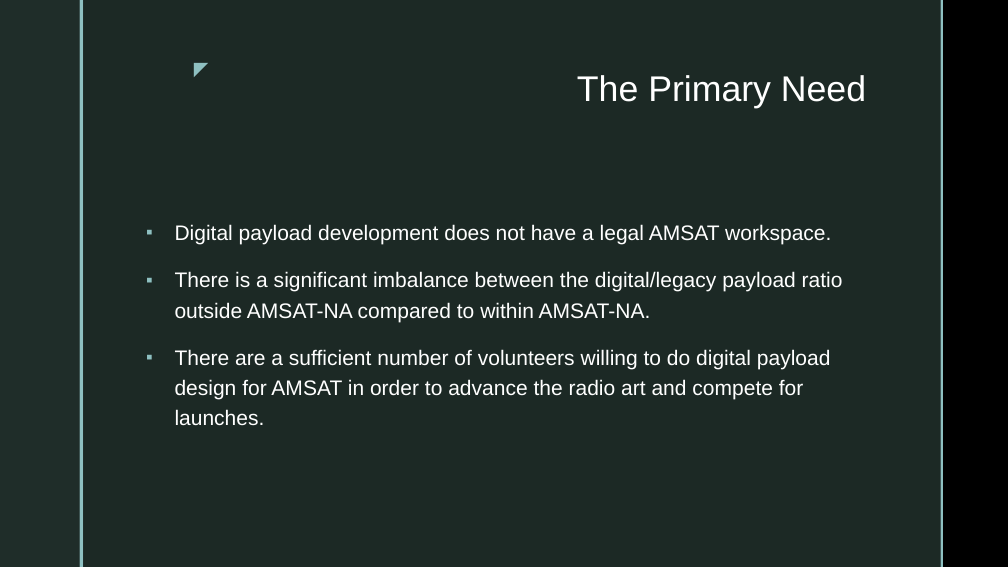
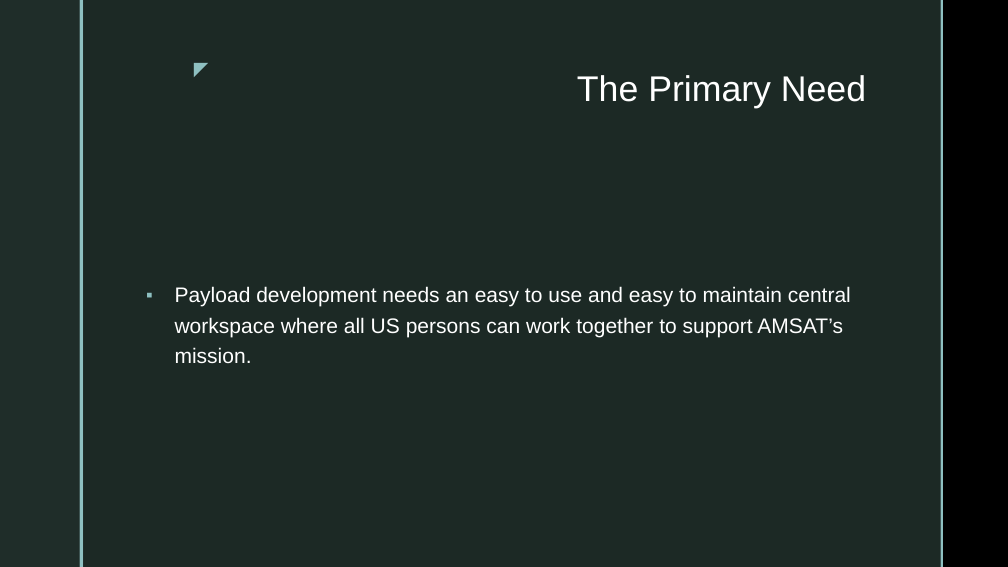
Before and after one commit to OpenResearchInstitute/documents, a slide deck: slide 3 of Papers_Articles_Presentations/Slide_Presentations/20171208_GitHubEnterpriseProposal.pptx. Drawn at 1008x567 pixels with LibreOffice and Linux fonts; fonts in the diff are those of the drawing; background and template pictures are left out. Boxes give left, top, right and bottom in pixels: in the first picture for what was removed or moved away, otherwise in the second. Text is boxed around its words. In the diff, an @@ line names an element or a change of style, - is before the commit and + after.

Commit message:
updated GitHub Enterprise proposal
Not for us, but to help payload teams at AMSAT.

```diff
--- a/Papers_Articles_Presentations/Slide_Presentations/20171208_GitHubEnterpriseProposal.pptx
+++ b/Papers_Articles_Presentations/Slide_Presentations/20171208_GitHubEnterpriseProposal.pptx
@@ text at (175,286,851,363): text changed @@
-▪ Digital payload development does not have a legal AMSAT workspace.
-▪ There is a significant imbalance between the digital/legacy payload ratio outside AMSAT-NA compared to within AMSAT-NA.
-▪ There are a sufficient number of volunteers willing to do digital payload design for AMSAT in order to advance the radio art and compete for launches.
+▪ Payload development needs an easy to use and easy to maintain central workspace where all US persons can work together to support AMSAT’s mission.
```
Also in this commit, not shown: 5 other slides changed, 2 slides added, 2 other files.
